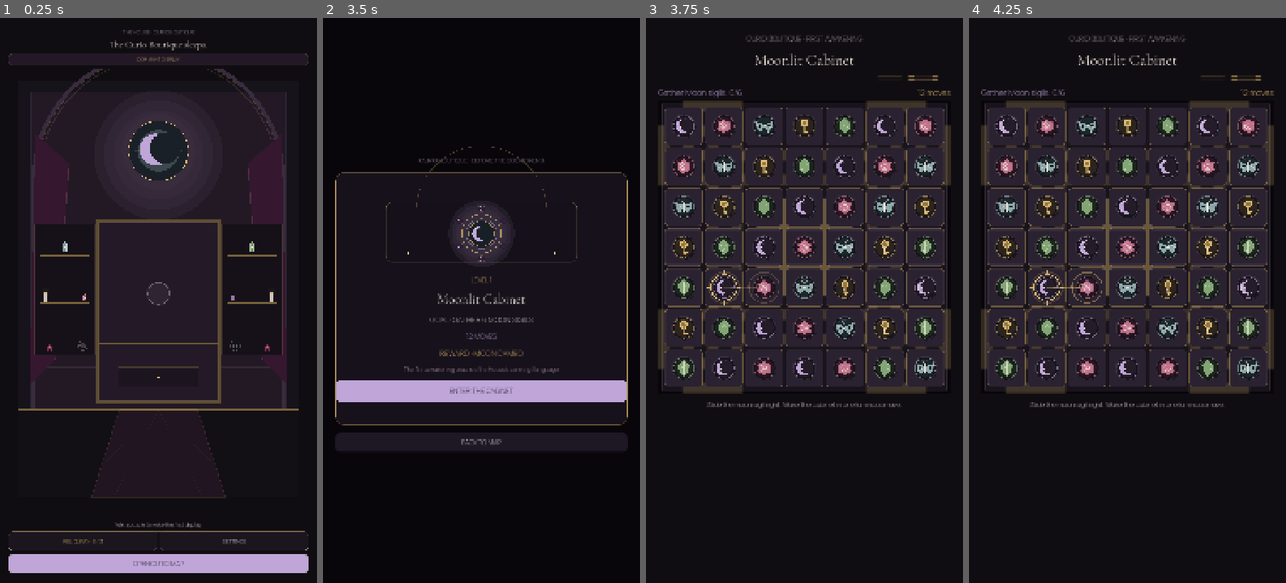
Above: before the commit, frames 1-4 (left to right).
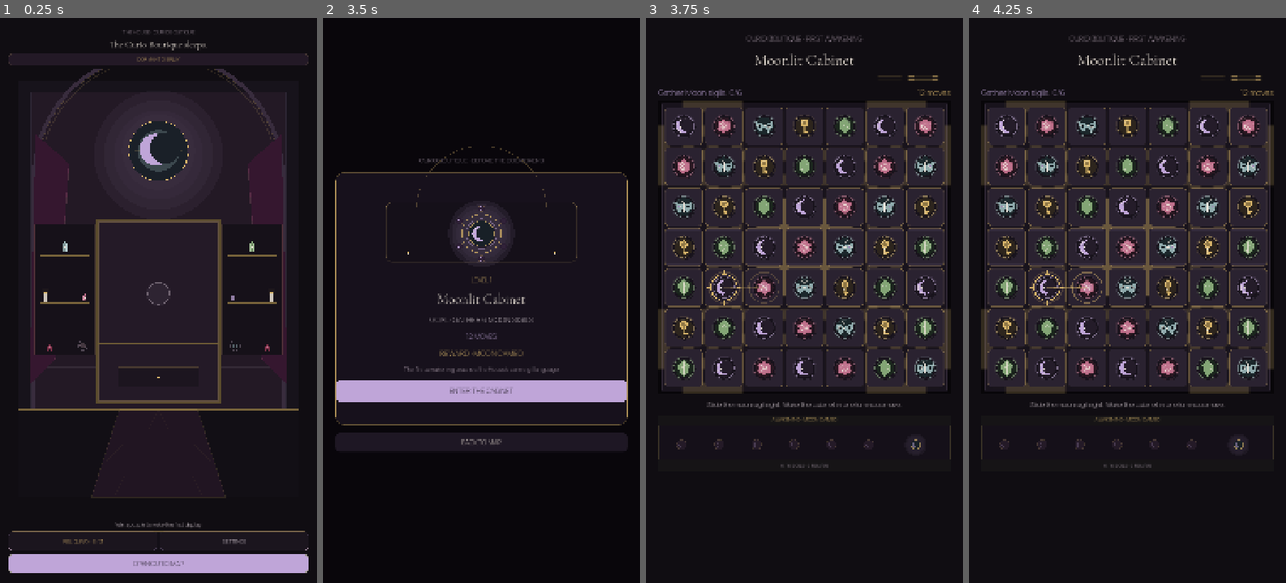
Above: after the commit, the same moments.

Repository: Jay-prodesign/akilta-match3
Game: Godot game, scene res://src/app/app_bootstrap.tscn
The game is run twice, just before and just after one commit, with the same random seed, the same clock (stepped at 60 frames per second) and the same inputs.
Inputs:
- Up to frame 1 (0.25 s): no input
- Up to frame 2 (3.5 s): click "RELIQUARY · 0 / 3" at 0.5 s; click "BACK TO THE HOUSE" at 1.25 s; click "OPEN CURIO MAP" at 2 s; click "1" at 2.75 s
- Up to frame 3 (3.75 s): click "ENTER THE CABINET" at 3.5 s
- Up to frame 4 (4.25 s): no input

Frames 1-2 are identical in both runs. In frame 3, 0.4% of the frame differs, in the area x 3-97%, y 70-80%; in frame 4, 0.4%.

Commit message:
feat: connect Level 1 objective to Moon Cameo awakening

Diff:
--- /dev/null
+++ b/src/ui/gameplay/awakening_progress_view.gd
@@ -0,0 +1,73 @@
+class_name Match3AwakeningProgressView
+extends Control
+
+const GOLD := Color("#D8B56A")
+const LILAC := Color("#BFA5D8")
+const BONE := Color("#F1E8DD")
+const PLUM := Color("#241A27")
+const INK := Color("#100D12")
+
+var progress: int = 0
+var target: int = 6
+var family: String = "moon"
+
+func _ready() -> void:
+	resized.connect(queue_redraw)
+	queue_redraw()
+
+func set_objective(value: int, target_value: int, family_value: String) -> void:
+	progress = maxi(0, value)
+	target = maxi(1, target_value)
+	family = family_value
+	queue_redraw()
+
+func contract() -> Dictionary:
+	return {
+		"progress": progress,
+		"target": target,
+		"family": family,
+		"language": "awakening_seals",
+	}
+
+func _draw() -> void:
+	if size.x <= 1.0 or size.y <= 1.0:
+		return
+	var panel := Rect2(Vector2.ZERO, size).grow(-2.0)
+	draw_rect(panel, Color("#151019"), true)
+	draw_rect(panel, Color(GOLD, 0.18), false, 2.0)
+
+	var center_y := size.y * 0.56
+	var left_x := size.x * 0.08
+	var right_x := size.x * 0.72
+	var usable := right_x - left_x
+	var count := mini(target, 8)
+	for i in range(count):
+		var t := 0.0 if count <= 1 else float(i) / float(count - 1)
+		var c := Vector2(lerpf(left_x, right_x, t), center_y)
+		var active := i < progress
+		_draw_moon_seal(c, size.y * 0.105, active)
+
+	var line := Color(GOLD)
+	line.a = 0.16
+	draw_line(Vector2(left_x, center_y), Vector2(right_x, center_y), line, 2.0)
+
+	var cameo_center := Vector2(size.x * 0.88, center_y)
+	var radius := size.y * 0.17
+	for ring in range(3, 0, -1):
+		draw_circle(cameo_center, radius * (1.0 + float(ring) * 0.28), Color(LILAC, 0.018 * float(ring)))
+	draw_circle(cameo_center, radius * 0.78, Color("#182027"))
+	draw_arc(cameo_center, radius * 0.78, 0.0, TAU, 36, Color(GOLD, 0.62), 2.0)
+	var moon_c := cameo_center - Vector2(radius * 0.10, 0.0)
+	draw_circle(moon_c, radius * 0.46, Color(LILAC, 0.92 if progress >= target else 0.48))
+	draw_circle(moon_c + Vector2(radius * 0.18, -radius * 0.04), radius * 0.41, Color("#182027"))
+
+func _draw_moon_seal(center: Vector2, radius: float, active: bool) -> void:
+	var backing := Color(PLUM)
+	draw_circle(center, radius * 1.36, backing)
+	var rim := Color(GOLD)
+	rim.a = 0.62 if active else 0.18
+	draw_arc(center, radius * 1.34, 0.0, TAU, 24, rim, 1.6)
+	var moon := Color(LILAC)
+	moon.a = 0.92 if active else 0.24
+	draw_circle(center - Vector2(radius * 0.10, 0.0), radius * 0.72, moon)
+	draw_circle(center + Vector2(radius * 0.20, -radius * 0.03), radius * 0.68, backing)
--- a/src/ui/gameplay/gameplay_screen.gd
+++ b/src/ui/gameplay/gameplay_screen.gd
@@ -31,6 +31,8 @@
 @onready var objective_label: Label = $Layout/HUD/Objective
 @onready var moves_label: Label = $Layout/HUD/Moves
 @onready var hint_label: Label = $Layout/Hint
+@onready var awakening_view: Control = $Layout/Awakening/Content/ProgressView
+@onready var awakening_copy: Label = $Layout/Awakening/Content/ProgressCopy
 @onready var result_overlay: Control = $ResultOverlay
 @onready var result_title: Label = $ResultOverlay/Card/Content/Title
 @onready var result_detail: Label = $ResultOverlay/Card/Content/Detail
@@ -168,6 +170,19 @@
 		moves_label.text = "—"
 		return
 	moves_label.text = "%d moves" % int(board_state.moves_remaining)
+	if awakening_view != null and awakening_view.has_method("set_objective"):
+		awakening_view.set_objective(
+			int(board_state.objective_progress),
+			int(board_state.objective_target),
+			String(board_state.objective_family)
+		)
+	if awakening_copy != null:
+		var remaining := maxi(0, int(board_state.objective_target) - int(board_state.objective_progress))
+		awakening_copy.text = "%d / %d SIGILS · %s" % [
+			int(board_state.objective_progress),
+			int(board_state.objective_target),
+			"THE MOON CAMEO WAKES" if remaining == 0 else "%d REMAIN" % remaining
+		]
 	if String(board_state.objective_type) == "collect_family":
 		var family_label: String = String(board_state.objective_family).capitalize()
 		objective_label.text = "Gather %s sigils  %d/%d" % [
--- a/src/ui/gameplay/gameplay_screen.tscn
+++ b/src/ui/gameplay/gameplay_screen.tscn
@@ -1,9 +1,10 @@
-[gd_scene load_steps=7 format=3]
+[gd_scene load_steps=8 format=3]
 
 [ext_resource type="Script" path="res://src/ui/gameplay/gameplay_screen.gd" id="1_game"]
 [ext_resource type="Script" path="res://src/match3/presentation/board_view.gd" id="2_board"]
 
 [ext_resource type="Script" path="res://src/ui/shared/moon_cameo_ritual_view.gd" id="9_cameo"]
+[ext_resource type="Script" path="res://src/ui/gameplay/awakening_progress_view.gd" id="10_progress"]
 
 [sub_resource type="StyleBoxFlat" id="StylePanel"]
 bg_color = Color(0.0902, 0.0745, 0.1059, 0.98)
@@ -116,6 +117,34 @@
 horizontal_alignment = 1
 autowrap_mode = 2
 
+[node name="Awakening" type="PanelContainer" parent="Layout"]
+custom_minimum_size = Vector2(0, 190)
+layout_mode = 2
+
+[node name="Content" type="VBoxContainer" parent="Layout/Awakening"]
+layout_mode = 2
+theme_override_constants/separation = 6
+
+[node name="Label" type="Label" parent="Layout/Awakening/Content"]
+layout_mode = 2
+theme_override_colors/font_color = Color(0.851, 0.71, 0.416, 1)
+theme_override_font_sizes/font_size = 18
+text = "AWAKENING · MOON CAMEO"
+horizontal_alignment = 1
+
+[node name="ProgressView" type="Control" parent="Layout/Awakening/Content"]
+custom_minimum_size = Vector2(0, 120)
+layout_mode = 2
+mouse_filter = 2
+script = ExtResource("10_progress")
+
+[node name="ProgressCopy" type="Label" parent="Layout/Awakening/Content"]
+layout_mode = 2
+theme_override_colors/font_color = Color(0.663, 0.6, 0.659, 1)
+theme_override_font_sizes/font_size = 16
+text = "0 / 6 SIGILS · THE RELIC IS STILL DORMANT"
+horizontal_alignment = 1
+
 [node name="ResultOverlay" type="Control" parent="."]
 visible = false
 layout_mode = 1
--- a/tests/integration/test_level1_gameplay.gd
+++ b/tests/integration/test_level1_gameplay.gd
@@ -78,9 +78,18 @@
 	_expect(screen.get_node_or_null("Layout/HUD/Objective") != null, "HUD must expose Objective")
 	_expect(screen.get_node_or_null("Layout/HUD/Moves") != null, "HUD must expose Moves")
 	_expect(screen.get_node_or_null("Layout/BoardView") != null, "board must be the dominant gameplay surface")
+	var awakening = screen.get_node_or_null("Layout/Awakening/Content/ProgressView")
+	_expect(awakening != null and awakening.has_method("contract"), "Level 1 must expose the Moon Cameo awakening strip")
+	if awakening != null and awakening.has_method("contract"):
+		var awakening_contract: Dictionary = awakening.contract()
+		_expect(int(awakening_contract.get("progress", -1)) == 0, "awakening strip starts at zero")
+		_expect(int(awakening_contract.get("target", -1)) == 6, "awakening strip must reflect six-Moon target")
+		_expect(str(awakening_contract.get("language", "")) == "awakening_seals", "awakening strip must use House-native seals")
 
 	var teaching_trace = screen.attempt_swap(Vector2i(1, 4), Vector2i(2, 4))
 	_expect(teaching_trace != null and bool(teaching_trace.accepted), "authored teaching swipe must be accepted")
+	if awakening != null and awakening.has_method("contract"):
+		_expect(int(awakening.contract().get("progress", 0)) >= 6, "winning teaching move must fully awaken the Level 1 reward meter")
 	if board_view != null and board_view.has_method("teaching_contract"):
 		_expect(not bool(board_view.teaching_contract().get("active", true)), "teaching cue must disappear after the first accepted swipe")
 
Not shown, added: docs/engineering/level1-awakening-strip.md
